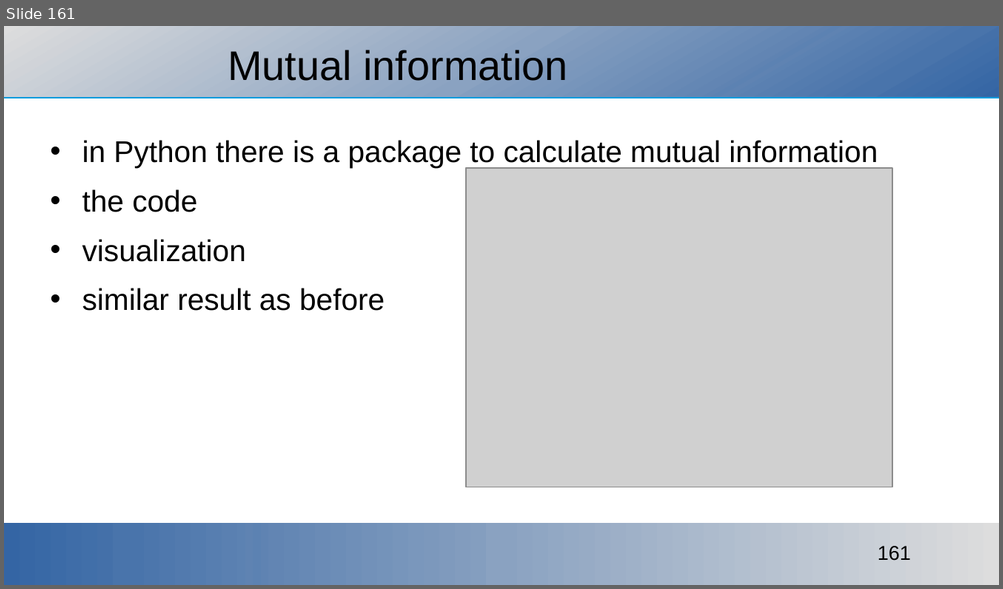
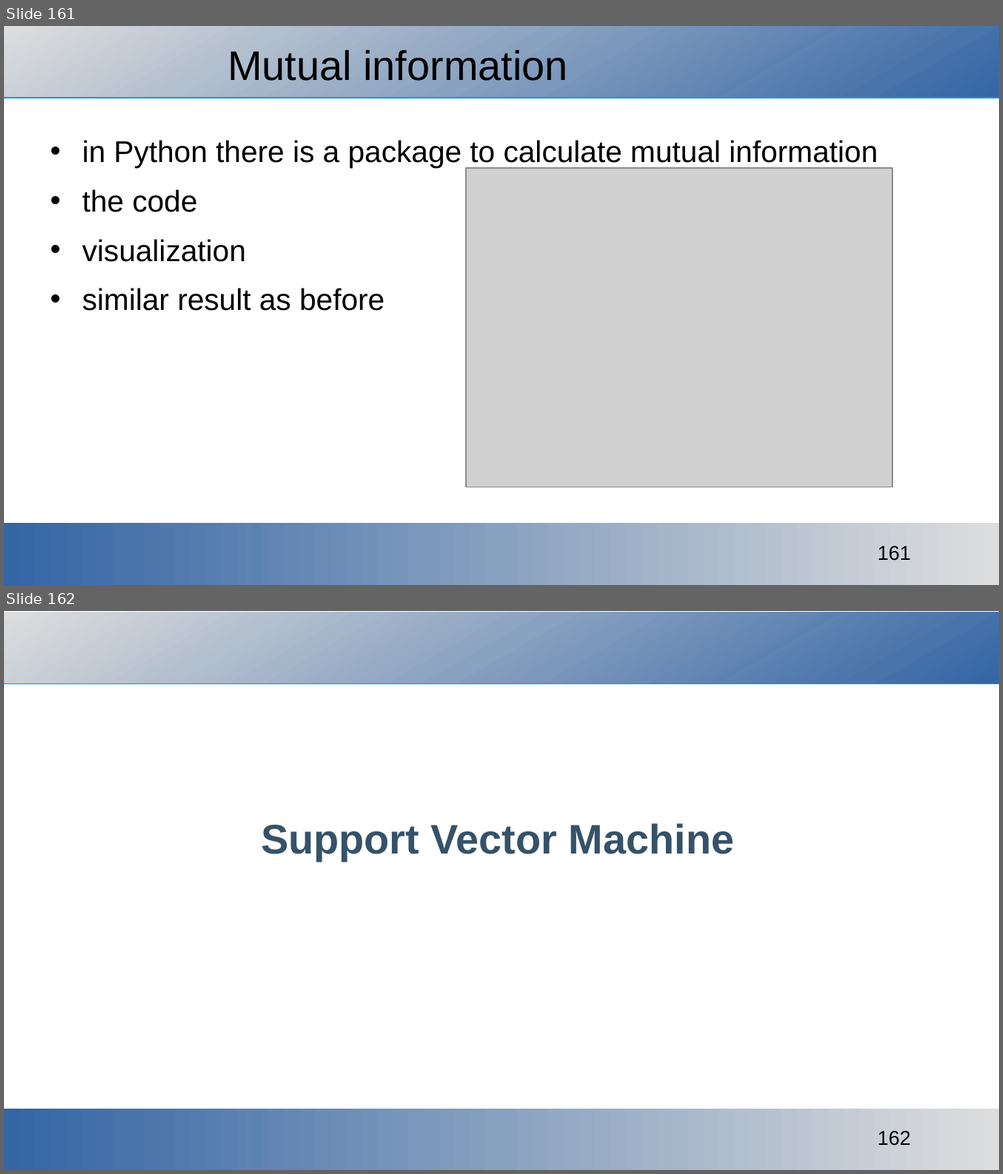
Before and after one commit to ajakovac/ML-in-Practice-I, a slide deck: ML in practice.odp. Shown one above the other, each under a label of ours: slide 161 before the commit, slides 161 and 162 after it. The pictures are 1003x589 and 1003x1174 pixels, drawn with LibreOffice and Linux fonts; fonts in the diff are those of the drawing; grey boxes stand for pictures; background and template pictures are left out. Boxes give left, top, right and bottom in pixels: in the first picture for what was removed or moved away, otherwise in the second. Text is boxed around its words. In the diff, an @@ line names an element or a change of style, - is before the commit and + after.

Commit message:
support vector machine

```diff
--- a/ML in practice.odp
+++ b/ML in practice.odp
@@ slide 162 added at bbox=[4, 611, 999, 1170], background #FFFFFF; not listed: 1 template element that a slide beside it also shows @@
@@ rectangle added at bbox=[4, 612, 999, 684], fill gradient #DDDDDD to #DADBDC to #D8D9DB to #D5D7DA to #D2D5D9 to #D0D3D8 @@
@@ title added at bbox=[261, 823, 734, 861], 33 pt, text #355269, bold @@
+Support Vector Machine
@@ rectangle added at bbox=[4, 1109, 999, 1170], fill gradient #DDDDDD to #DADBDC to #D8D9DB to #D5D7DA to #D2D5D9 to #D0D3D8 @@
```
Also in this commit, not shown: 6 other slides added, 8 other files.
